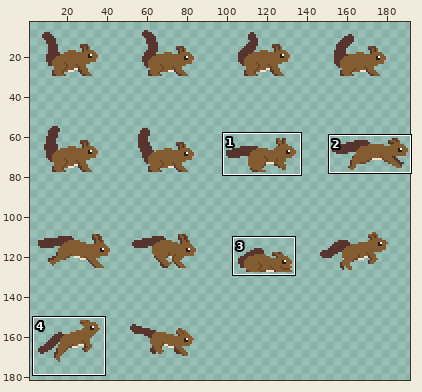
Sprite sheet: bnp/resources/sprites/squirrel/squirrel.png. Above: a wide view before the commit, with the close-up outlined.
Close-up. Before the commit:
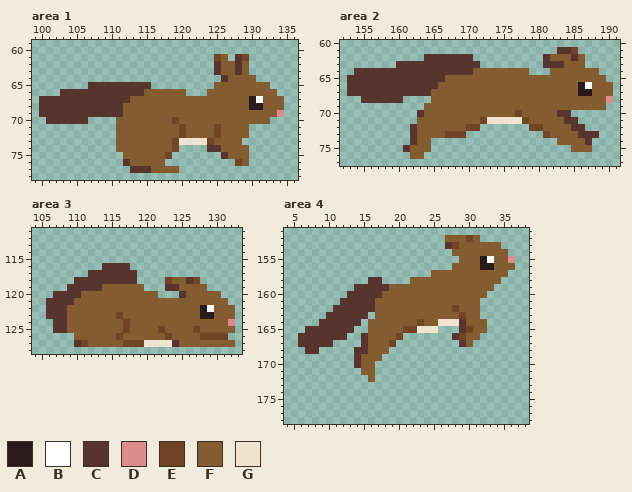
The file is 192x192 pixels. Shown: area 1: x 99..136, y 59..78; area 2: x 152..191, y 60..77; area 3: x 104..133, y 111..128; area 4: x 4..38, y 151..178. The wide view leaves out empty margins. The commit also changed other parts of the picture, which this record leaves out.
Palette (. is transparent): A #2a1a1a  B #ffffff  C #58342e  D #db8c8c  E #6f4526  F #835c32  G #f0e4d0
Pixels before, area 1, first column x 100:
61 .........................EF.CE.....
62 .........................CFFCF.....
63 .........................CFFCF.....
64 ..........................CFFFF....
65 .......CCCCCCCCC.........FFFFFFFF..
66 ...CCCCCCCCCCCCFFFFFF...FFFFFFFFFF.
67 CCCCCCCCCCCCCFFFFFFFFFFFFFFFFFABFFF
68 CCCCCCCCCCCCFFFFFFFFFFFFFFFFFFAAFFF
69 CCCCCCCCCCCCFFFFFFFFFFFFFFFFFFFFFFD
70 .CCCCCC....FFFFFFFFEFFFFFFFFFFFFF..
71 ...........FFFFFFFFFEFFFFEFFFF.....
72 ...........FFFFFFFFFEFFFFEFFFF.....
73 ...........FFFFFFFFEGGGGEFFFF......
74 ...........FFFFFFFFE....CCFFFF.....
75 ............FFFFFFE.......CFFF.....
76 ............CFFFFF..........EF.....
77 .............CCCFFFF...............
Pixels before, area 2, first column x 153:
61 ..............................CCE.....
62 ...........CCCCCCC..........CFFFCF....
63 .......CCCCCCCCCCCC.........CCCFFF....
64 .CCCCCCCCCCCCCCCCCFFFFFFFF...FFFFFFF..
65 CCCCCCCCCCCCCCFFFFFFFFFFFFFFFFFFFFFFF.
66 CCCCCCCCCCCCCFFFFFFFFFFFFFFFFFFFFABFFF
67 CCCCCCCCCCCCFFFFFFFFFFFFFFFFFFFFFAAFFF
68 ..CCCCCC....FFFFFFFFFFFFFFFFFFFFFFFFFD
69 ...........FFFFFFFFFFFFFFFFFFFFFFFFFF.
70 ..........CFFFFFFFFFFFFFEFFFFFCC......
71 ..........FFFFFFFFFEGGGGGEFFFFFCC.....
72 .........CFFFFFFFEE.......EEFFFFCC....
73 .........CFFFFEEE...........EFFFFCCC..
74 .........CFF..................FFFFC...
75 ........CFFF....................FFF...
76 .........FF...........................
Pixels before, area 3, first column x 106:
116 ........CCCC...............
117 ......CCCCCCC..............
118 ....CCCCCCCCC....EFFCE.....
119 ...CCCCCFFFFFF...CCFFFF....
120 .CCCCFFFFFFFFFFF...CFFFFF..
121 CCCCFFFFFFFFFFFFFFFFFFFFFF.
122 CCCFFFFFFFFFFFFFFFFFFFABFFF
123 CCCFFFFFFFEFFFFFFFFFFFAAFFF
124 .CCFFFFFFFFEFFFFFFFFFFFFFFD
125 .CCFFFFFFFFEFFFFEFFFFEFFFFF
126 ....FFFFFFEFFFFFFEFFFFEEEE.
127 ....CEFFFFFEEEGGGGCFFFFFFFF
Pixels before, area 4, first column x 6:
152 .....................FFFEF.....
153 .....................CEFFFFFF..
154 ......................FFFFFFFF.
155 .......................FFFABFFD
156 ......................FFFFAAFFF
157 ...................FFFFFFFFFFF.
158 ..........CC....FFFFFFFFFFFFF..
159 ........CCCCCFFFFFFFFFFFFFFF...
160 .......CCCCCFFFFFFFFFFFFFFF....
161 ......CCCCCFFFFFFFFFFFFFFF.....
162 .....CCCCCCFFFFFFFFFFFEFFF.....
163 ....CCCCCC.FFFFFFFFFFFFEFF.....
164 ...CCCCCC.FFFFFFFEFFGGGCFFF....
165 .CCCCCCC..FFFFFEEGGG...CEFF....
166 CCCCCCC..CFFFFE.......CEFF.....
167 CCCCC....CFFFE.........CF......
168 .CC.....CCFFF..................
169 ........CFFF...................
170 ........CFF....................
171 .........FF....................
172 ..........F....................
After the commit:
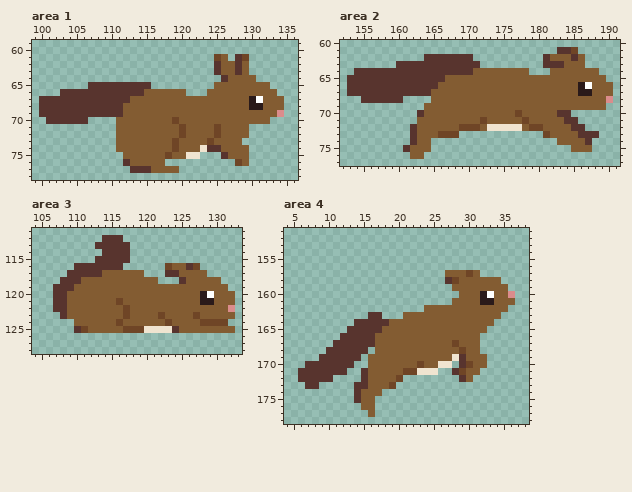
Diff:
Changed rows in their new state; - is an unchanged pixel.
Area 1:
first column x 119:
73 -FFFF
74 -FFFG
75 FFGG-
Area 2:
first column x 166:
71 -------FFFFF-
72 ---E--FGGGGGF
73 E--.---------
Area 3:
first column x 106:
112 --------CCC----------------
113 -------CCCCC---------------
114 --------CCCC---------------
115 -------CCCCC---------------
116 ----CCCC---.-----EFFCE-----
117 ---CCC--FFFFFF---CCFFFF----
118 --CC-FFFFFFFFFFF-..CFFFFF--
119 -CC-FFFF------FFFFF----FFF-
120 ---FF-----------FFFF--AB-FF
121 .--F------E-----------AA--F
122 .----------E----------FF--D
123 ..--------FE----E----EFF---
124 -...------EF-----E----EEEE.
125 -...CE------EEGGGGC--F-----
126 ----......................-
127 ----.......................
Area 4:
first column x 6:
152 ---------------------.....-----
153 ---------------------........--
154 ----------------------........-
155 -----------------------........
156 ----------------------.........
157 -------------------..---E-....-
158 ----------..----.....CE--------
159 --------..............------FF-
160 -------................---ABFFD
161 ------................----AAFFF
162 -----.............----F---FFFF-
163 ----......CC...--------F--FFF--
164 ---.....-CCCC----F--FFFF---F---
165 -......-CCCC---FFFFFFFFFF------
166 ......-CC-C---FFFFFFFFFF-------
167 .....CCCC-C--FFFFFFFFFEF-F-----
168 -..-CCCC--.--FFFFFFFFFFEFF-----
169 ---CCCCC-.--FFFFFFFFFFGCFFF----
170 -CCCCCCC..-FFFFFFEFFGG-CEFF----
171 CCCCCCC--C-FFFFEEGGG--CEFF-----
172 CCCCC----C-FFFE--------CF------
173 -CC-----CCFFFE-----------------
174 --------CFFF-------------------
175 --------CFF--------------------
176 ---------FF--------------------
177 ----------F--------------------
